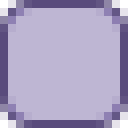
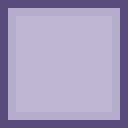
The second 128 x 128 image is a revision of the first. Changes to its layers:
painted on "Rounded Rectangle 1" over [0, 0, 128, 128]
